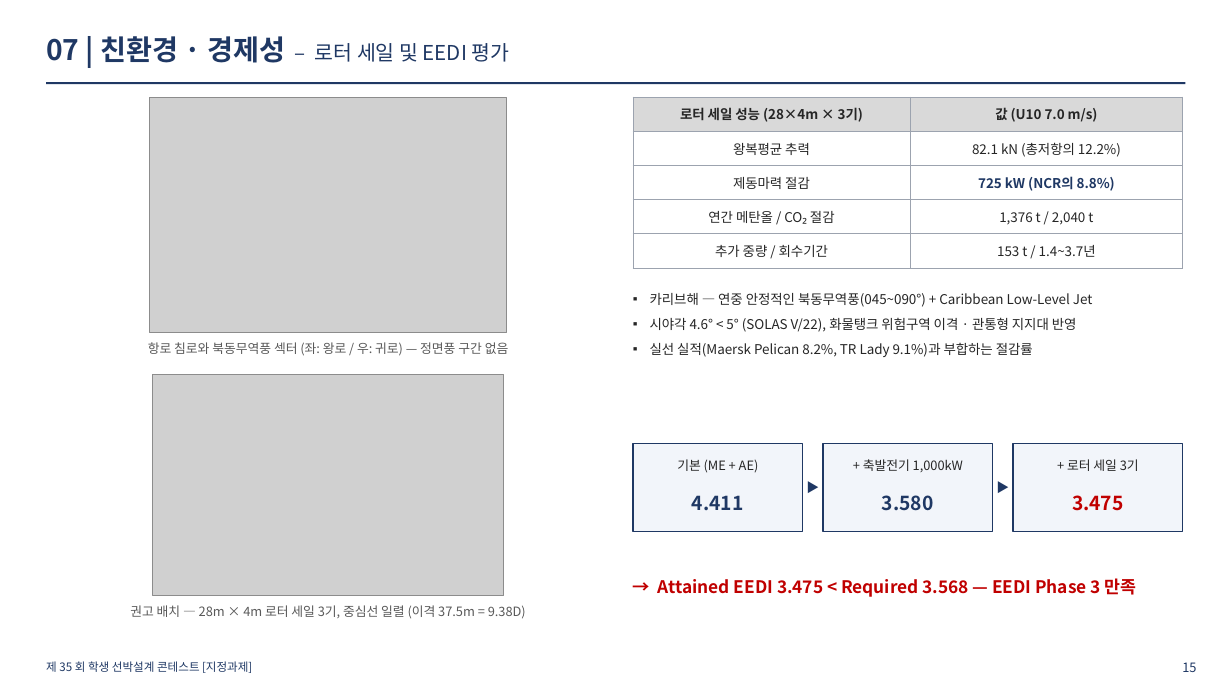
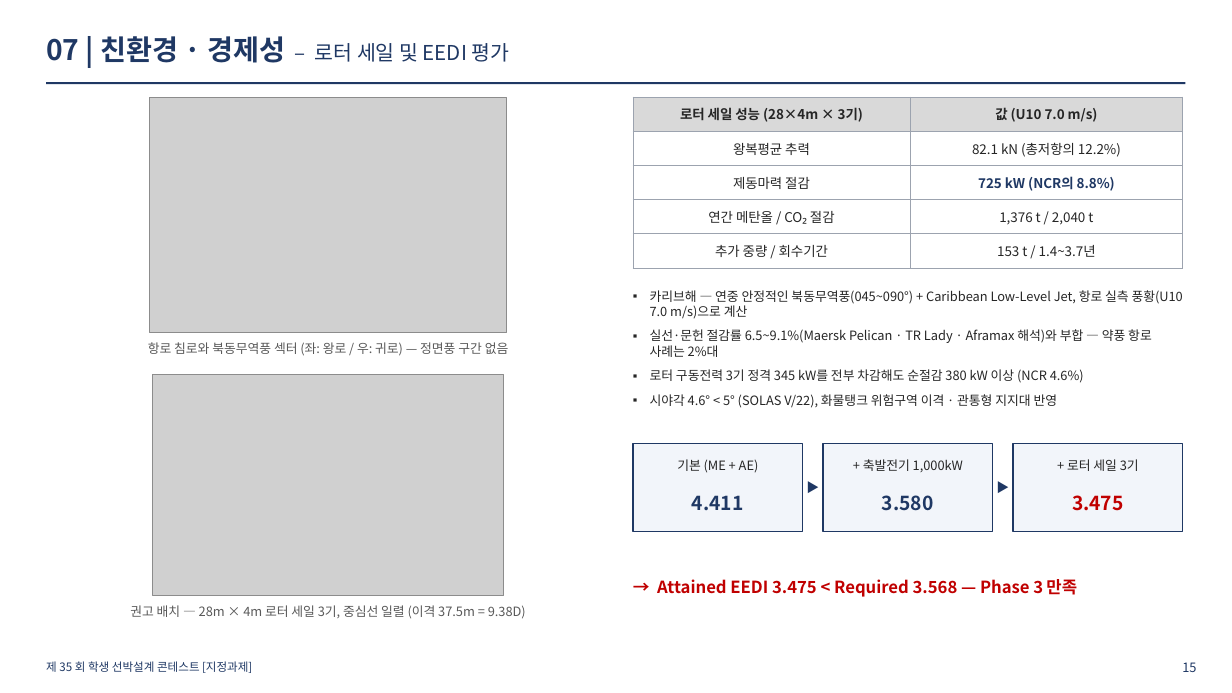
Before and after one commit to inha-ideal-agent/inha-ideal-agent, a slide deck: slide 15 of contest/presentation/2026_74K_발표자료_10분.pptx. Drawn at 1232x693 pixels with LibreOffice and Linux fonts; fonts in the diff are those of the drawing; grey boxes stand for pictures. Boxes give left, top, right and bottom in pixels: in the first picture for what was removed or moved away, otherwise in the second. Text is boxed around its words. In the diff, an @@ line names an element or a change of style, - is before the commit and + after.

```diff
--- a/contest/presentation/2026_74K_발표자료_10분.pptx
+++ b/contest/presentation/2026_74K_발표자료_10분.pptx
@@ text at <box>650,290,1183,383</box>: text changed; size 10.5 to 10 pt @@
-▪ 카리브해 — 연중 안정적인 북동무역풍(045~090°) + Caribbean Low-Level Jet
+▪ 카리브해 — 연중 안정적인 북동무역풍(045~090°) + Caribbean Low-Level Jet, 항로 실측 풍황(U10 7.0 m/s)으로 계산
+▪ 실선·문헌 절감률 6.5~9.1%(Maersk Pelican · TR Lady · Aframax 해석)와 부합 — 약풍 항로 사례는 2%대
+▪ 로터 구동전력 3기 정격 345 kW를 전부 차감해도 순절감 380 kW 이상 (NCR 4.6%)
@@ text at <box>650,343,1033,357</box>: paragraph removed @@
-▪ 실선 실적(Maersk Pelican 8.2%, TR Lady 9.1%)과 부합하는 절감률
@@ text at <box>650,394,1058,408</box>: size 10.5 to 10 pt in "시야각 4.6° < 5° (SOLAS V/22), 화물탱크 ..." @@
@@ text at <box>657,579,1077,597</box>: text changed; size 13.5 to 13 pt @@
-→ Attained EEDI 3.475 < Required 3.568 — EEDI Phase 3 만족
+→ Attained EEDI 3.475 < Required 3.568 — Phase 3 만족
```
Also in this commit, not shown: 1 other slide changed, 2 other files.
